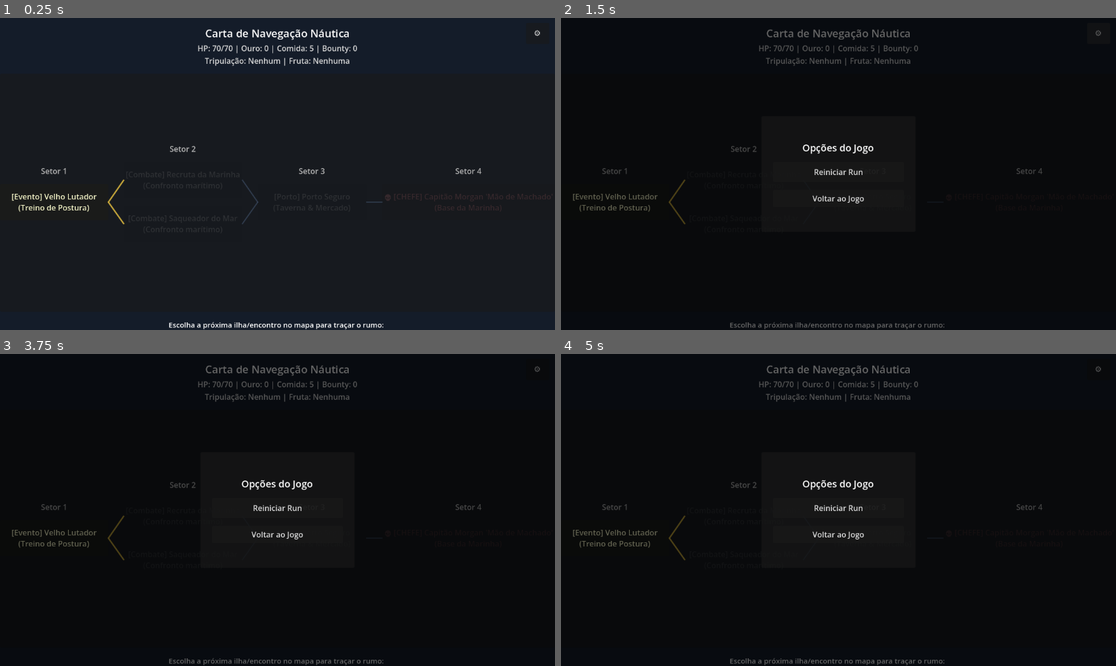
Above: before the commit, frames 1-4 (two rows, left to right).
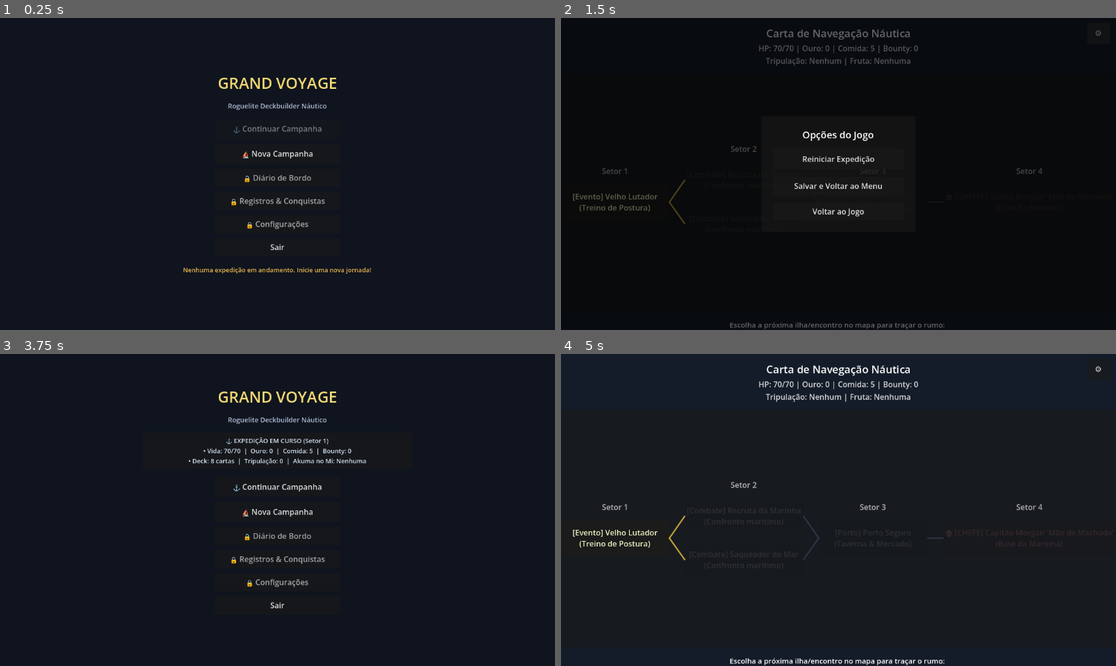
Above: after the commit, the same moments.

Repository: diogoasp/grand-voyage-deckbuilder
Game: Godot game, scene res://scenes/Main.tscn
Two runs of this game, one before a commit and one after it. Both use one fixed random seed, a clock stepped at 60 frames per second and the inputs below.
Inputs (mouse positions are in pixels of both pictures, inside the frame that each line leads up to):
- Up to frame 1 (0.25 s): no input
- Up to frame 2 (1.5 s): click (838, 155) at 0.5 s, where only the run after the commit has a clickable "⛵ Nova Campanha"; click "⚙" at 1.25 s
- Up to frame 3 (3.75 s): click "Reiniciar Run" (after the commit: "Reiniciar Expedição") at 2 s; click "⚙" at 2.75 s; click (277, 522) at 3.5 s, where only the run after the commit has a clickable "Salvar e Voltar ao Menu"
- Up to frame 4 (5 s): click (838, 488) at 4.25 s, where only the run after the commit has a clickable "⚓ Continuar Campanha"

The runs differ from the first frame. In frame 1, 3.9% of the frame differs, in the area x 2-100%, y 3-100%; in frame 2, 0.9%; in frame 3, 3.4%; in frame 4, 25%, in the area x 0-100%, y 0-100%.

Commit message:
Adds procedural branches and connections to the map generator, implements navigation line overlays, and updates map node accessibility logic

Diff:
--- a/autoload/game_state.gd
+++ b/autoload/game_state.gd
@@ -188,6 +188,30 @@
 
 
 
+func peek_saved_run_summary() -> Dictionary:
+	if not has_saved_run():
+		return {}
+
+	var file: FileAccess = null
+	for p in get_save_paths():
+		if FileAccess.file_exists(p):
+			file = FileAccess.open(p, FileAccess.READ)
+			if file != null:
+				break
+
+	if file == null:
+		return {}
+
+	var json_text: String = file.get_as_text()
+	file.close()
+
+	var parsed: Variant = JSON.parse_string(json_text)
+	if not (parsed is Dictionary):
+		return {}
+
+	return parsed
+
+
 func load_run_state() -> Dictionary:
 	if not has_saved_run():
 		push_warning("Nenhum arquivo de save encontrado.")
--- /dev/null
+++ b/scenes/menu/MainMenuScene.tscn
@@ -0,0 +1,121 @@
+[gd_scene format=3]
+
+[ext_resource type="Script" path="res://scripts/menu/main_menu_scene.gd" id="1_menu"]
+
+[node name="MainMenuScene" type="Control"]
+layout_mode = 3
+anchors_preset = 15
+anchor_right = 1.0
+anchor_bottom = 1.0
+grow_horizontal = 2
+grow_vertical = 2
+script = ExtResource("1_menu")
+
+[node name="Background" type="ColorRect" parent="."]
+layout_mode = 1
+anchors_preset = 15
+anchor_right = 1.0
+anchor_bottom = 1.0
+grow_horizontal = 2
+grow_vertical = 2
+color = Color(0.06, 0.08, 0.12, 1)
+
+[node name="VBoxContainer" type="VBoxContainer" parent="."]
+layout_mode = 1
+anchors_preset = 8
+anchor_left = 0.5
+anchor_top = 0.5
+anchor_right = 0.5
+anchor_bottom = 0.5
+offset_left = -280.0
+offset_top = -270.0
+offset_right = 280.0
+offset_bottom = 270.0
+grow_horizontal = 2
+grow_vertical = 2
+theme_override_constants/separation = 16
+alignment = 1
+
+[node name="TitleLabel" type="Label" parent="VBoxContainer"]
+layout_mode = 2
+theme_override_colors/font_color = Color(0.95, 0.85, 0.45, 1)
+theme_override_font_sizes/font_size = 32
+text = "GRAND VOYAGE"
+horizontal_alignment = 1
+
+[node name="SubtitleLabel" type="Label" parent="VBoxContainer"]
+layout_mode = 2
+theme_override_colors/font_color = Color(0.7, 0.75, 0.85, 1)
+theme_override_font_sizes/font_size = 14
+text = "Roguelite Deckbuilder Náutico"
+horizontal_alignment = 1
+
+[node name="SaveInfoPanel" type="PanelContainer" parent="VBoxContainer"]
+visible = false
+layout_mode = 2
+
+[node name="MarginContainer" type="MarginContainer" parent="VBoxContainer/SaveInfoPanel"]
+layout_mode = 2
+theme_override_constants/margin_left = 12
+theme_override_constants/margin_top = 8
+theme_override_constants/margin_right = 12
+theme_override_constants/margin_bottom = 8
+
+[node name="SaveInfoLabel" type="Label" parent="VBoxContainer/SaveInfoPanel/MarginContainer"]
+layout_mode = 2
+theme_override_colors/font_color = Color(0.85, 0.9, 0.95, 1)
+theme_override_font_sizes/font_size = 13
+text = "Carregando informações do save..."
+horizontal_alignment = 1
+
+[node name="MenuButtons" type="VBoxContainer" parent="VBoxContainer"]
+layout_mode = 2
+theme_override_constants/separation = 10
+alignment = 1
+
+[node name="ContinueButton" type="Button" parent="VBoxContainer/MenuButtons"]
+custom_minimum_size = Vector2(260, 42)
+layout_mode = 2
+size_flags_horizontal = 4
+text = "⚓ Continuar Campanha"
+
+[node name="NewGameButton" type="Button" parent="VBoxContainer/MenuButtons"]
+custom_minimum_size = Vector2(260, 42)
+layout_mode = 2
+size_flags_horizontal = 4
+text = "⛵ Nova Campanha"
+
+[node name="DiaryButton" type="Button" parent="VBoxContainer/MenuButtons"]
+custom_minimum_size = Vector2(260, 38)
+layout_mode = 2
+size_flags_horizontal = 4
+theme_override_colors/font_color = Color(0.65, 0.65, 0.65, 1)
+text = "🔒 Diário de Bordo"
+
+[node name="RecordsButton" type="Button" parent="VBoxContainer/MenuButtons"]
+custom_minimum_size = Vector2(260, 38)
+layout_mode = 2
+size_flags_horizontal = 4
+theme_override_colors/font_color = Color(0.65, 0.65, 0.65, 1)
+text = "🔒 Registros & Conquistas"
+
+[node name="SettingsButton" type="Button" parent="VBoxContainer/MenuButtons"]
+custom_minimum_size = Vector2(260, 38)
+layout_mode = 2
+size_flags_horizontal = 4
+theme_override_colors/font_color = Color(0.65, 0.65, 0.65, 1)
+text = "🔒 Configurações"
+
+[node name="QuitButton" type="Button" parent="VBoxContainer/MenuButtons"]
+custom_minimum_size = Vector2(260, 38)
+layout_mode = 2
+size_flags_horizontal = 4
+text = "Sair"
+
+[node name="FeedbackLabel" type="Label" parent="VBoxContainer"]
+custom_minimum_size = Vector2(0, 24)
+layout_mode = 2
+theme_override_colors/font_color = Color(0.9, 0.7, 0.3, 1)
+theme_override_font_sizes/font_size = 13
+horizontal_alignment = 1
+vertical_alignment = 1
--- a/scenes/run/RunScene.tscn
+++ b/scenes/run/RunScene.tscn
@@ -85,7 +85,12 @@
 [node name="ResetRunButton" type="Button" parent="SettingsOverlay/SettingsPanel/Margin/VBox"]
 custom_minimum_size = Vector2(0, 42)
 layout_mode = 2
-text = "Reiniciar Run"
+text = "Reiniciar Expedição"
+
+[node name="ReturnToMenuButton" type="Button" parent="SettingsOverlay/SettingsPanel/Margin/VBox"]
+custom_minimum_size = Vector2(0, 38)
+layout_mode = 2
+text = "Salvar e Voltar ao Menu"
 
 [node name="CloseSettingsButton" type="Button" parent="SettingsOverlay/SettingsPanel/Margin/VBox"]
 custom_minimum_size = Vector2(0, 36)
--- a/scripts/core/main.gd
+++ b/scripts/core/main.gd
@@ -1,6 +1,52 @@
 extends Control
+
+const MAIN_MENU_SCENE: PackedScene = preload("res://scenes/menu/MainMenuScene.tscn")
+const RUN_SCENE: PackedScene = preload("res://scenes/run/RunScene.tscn")
+
+var current_child: Node = null
 
 
 func _ready() -> void:
-	var run_scene := preload("res://scenes/run/RunScene.tscn").instantiate()
-	add_child(run_scene)
+	show_main_menu()
+
+
+func clear_current_child() -> void:
+	if current_child != null and is_instance_valid(current_child):
+		if current_child.get_parent() == self:
+			remove_child(current_child)
+		current_child.queue_free()
+		current_child = null
+
+
+func show_main_menu() -> void:
+	clear_current_child()
+	var menu: Node = MAIN_MENU_SCENE.instantiate()
+	current_child = menu
+	add_child(menu)
+
+	if menu.has_signal("new_run_selected"):
+		menu.new_run_selected.connect(_on_new_run_selected)
+	if menu.has_signal("continue_run_selected"):
+		menu.continue_run_selected.connect(_on_continue_run_selected)
+
+
+func _on_new_run_selected() -> void:
+	clear_current_child()
+	var run: Node = RUN_SCENE.instantiate()
+	current_child = run
+	add_child(run)
+	if run.has_signal("back_to_menu_requested"):
+		run.back_to_menu_requested.connect(show_main_menu)
+	if run.has_method("start_run"):
+		run.start_run()
+
+
+func _on_continue_run_selected() -> void:
+	clear_current_child()
+	var run: Node = RUN_SCENE.instantiate()
+	current_child = run
+	add_child(run)
+	if run.has_signal("back_to_menu_requested"):
+		run.back_to_menu_requested.connect(show_main_menu)
+	if run.has_method("load_saved_run"):
+		run.load_saved_run()
--- /dev/null
+++ b/scripts/menu/main_menu_scene.gd
@@ -0,0 +1,87 @@
+class_name MainMenuScene
+extends Control
+
+signal new_run_selected
+signal continue_run_selected
+
+@onready var continue_button: Button = $VBoxContainer/MenuButtons/ContinueButton
+@onready var new_game_button: Button = $VBoxContainer/MenuButtons/NewGameButton
+@onready var diary_button: Button = $VBoxContainer/MenuButtons/DiaryButton
+@onready var records_button: Button = $VBoxContainer/MenuButtons/RecordsButton
+@onready var settings_button: Button = $VBoxContainer/MenuButtons/SettingsButton
+@onready var quit_button: Button = $VBoxContainer/MenuButtons/QuitButton
+
+@onready var save_info_panel: PanelContainer = $VBoxContainer/SaveInfoPanel
+@onready var save_info_label: Label = $VBoxContainer/SaveInfoPanel/MarginContainer/SaveInfoLabel
+@onready var feedback_label: Label = $VBoxContainer/FeedbackLabel
+
+var has_active_save: bool = false
+
+
+func _ready() -> void:
+	continue_button.pressed.connect(_on_continue_pressed)
+	new_game_button.pressed.connect(_on_new_game_pressed)
+	diary_button.pressed.connect(_on_locked_feature_pressed.bind("Diário"))
+	records_button.pressed.connect(_on_locked_feature_pressed.bind("Registros"))
+	settings_button.pressed.connect(_on_locked_feature_pressed.bind("Configurações"))
+	quit_button.pressed.connect(_on_quit_pressed)
+
+	refresh_save_status()
+
+
+func refresh_save_status() -> void:
+	has_active_save = GameState.has_saved_run()
+	continue_button.disabled = not has_active_save
+
+	if has_active_save:
+		var summary: Dictionary = GameState.peek_saved_run_summary()
+		var extra: Dictionary = summary.get("extra", {})
+
+		var hp: int = int(summary.get("player_hp", 0))
+		var max_hp: int = int(summary.get("player_max_hp", 0))
+		var gold: int = int(summary.get("gold", 0))
+		var food: int = int(summary.get("food", 0))
+		var bounty: int = int(summary.get("bounty", 0))
+		var deck_size: int = (summary.get("current_deck", []) as Array).size()
+		var stage_idx: int = int(extra.get("current_stage", 0)) + 1
+
+		var crew_count: int = (summary.get("crew_members", []) as Array).size()
+		var fruit_name: String = str(summary.get("eaten_fruit", ""))
+		var fruit_info := "Nenhuma"
+		if fruit_name != "":
+			if DataLoader.has_fruit(fruit_name):
+				fruit_info = DataLoader.get_fruit(fruit_name).get("name", fruit_name)
+			else:
+				fruit_info = fruit_name
+
+		save_info_label.text = "⚓ EXPEDIÇÃO EM CURSO (Setor %d)\n• Vida: %d/%d  |  Ouro: %d  |  Comida: %d  |  Bounty: %d\n• Deck: %d cartas  |  Tripulação: %d  |  Akuma no Mi: %s" % [
+			stage_idx, hp, max_hp, gold, food, bounty, deck_size, crew_count, fruit_info
+		]
+		save_info_panel.visible = true
+	else:
+		save_info_panel.visible = false
+		feedback_label.text = "Nenhuma expedição em andamento. Inicie uma nova jornada!"
+
+
+func _on_continue_pressed() -> void:
+	continue_run_selected.emit()
+
+
+func _on_new_game_pressed() -> void:
+	new_run_selected.emit()
+
+
+var feedback_tween: Tween = null
+
+
+func _on_locked_feature_pressed(feature_name: String) -> void:
+	feedback_label.text = "🔒 [%s] estará disponível em atualizações futuras!" % feature_name
+	if feedback_tween != null and feedback_tween.is_valid():
+		feedback_tween.kill()
+	feedback_label.modulate.a = 1.0
+	feedback_tween = create_tween()
+	feedback_tween.tween_property(feedback_label, "modulate:a", 0.0, 2.0).set_delay(1.5)
+
+
+func _on_quit_pressed() -> void:
+	get_tree().quit()
--- a/scripts/run/run_scene.gd
+++ b/scripts/run/run_scene.gd
@@ -1,4 +1,6 @@
 extends Control
+
+signal back_to_menu_requested
 
 const MAP_SCENE: PackedScene = preload("res://scenes/map/MapScene.tscn")
 const EVENT_SCENE: PackedScene = preload("res://scenes/events/EventScene.tscn")
@@ -10,6 +12,7 @@
 @onready var settings_button: Button = $TopRightUI/SettingsButton
 @onready var settings_overlay: ColorRect = $SettingsOverlay
 @onready var reset_run_button: Button = $SettingsOverlay/SettingsPanel/Margin/VBox/ResetRunButton
+@onready var return_to_menu_button: Button = $SettingsOverlay/SettingsPanel/Margin/VBox/ReturnToMenuButton
 @onready var close_settings_button: Button = $SettingsOverlay/SettingsPanel/Margin/VBox/CloseSettingsButton
 
 var current_screen: Node = null
@@ -26,12 +29,8 @@
 	settings_button.pressed.connect(_on_settings_button_pressed)
 	close_settings_button.pressed.connect(_on_close_settings_button_pressed)
 	reset_run_button.pressed.connect(_on_reset_run_pressed)
-	settings_overlay.visible = false
-
-	if GameState.has_saved_run():
-		load_saved_run()
-	else:
-		start_run()
+	return_to_menu_button.pressed.connect(_on_return_to_menu_pressed)
+	settings_overlay.visible = false
 
 
 func _on_settings_button_pressed() -> void:
@@ -45,6 +44,12 @@
 func _on_reset_run_pressed() -> void:
 	settings_overlay.visible = false
 	start_run()
+
+
+func _on_return_to_menu_pressed() -> void:
+	settings_overlay.visible = false
+	save_run()
+	back_to_menu_requested.emit()
 
 
 func start_run() -> void:
Not shown, added: scripts/menu/main_menu_scene.gd.uid
Not shown, changed: docs/CURRENT_TASK.md
